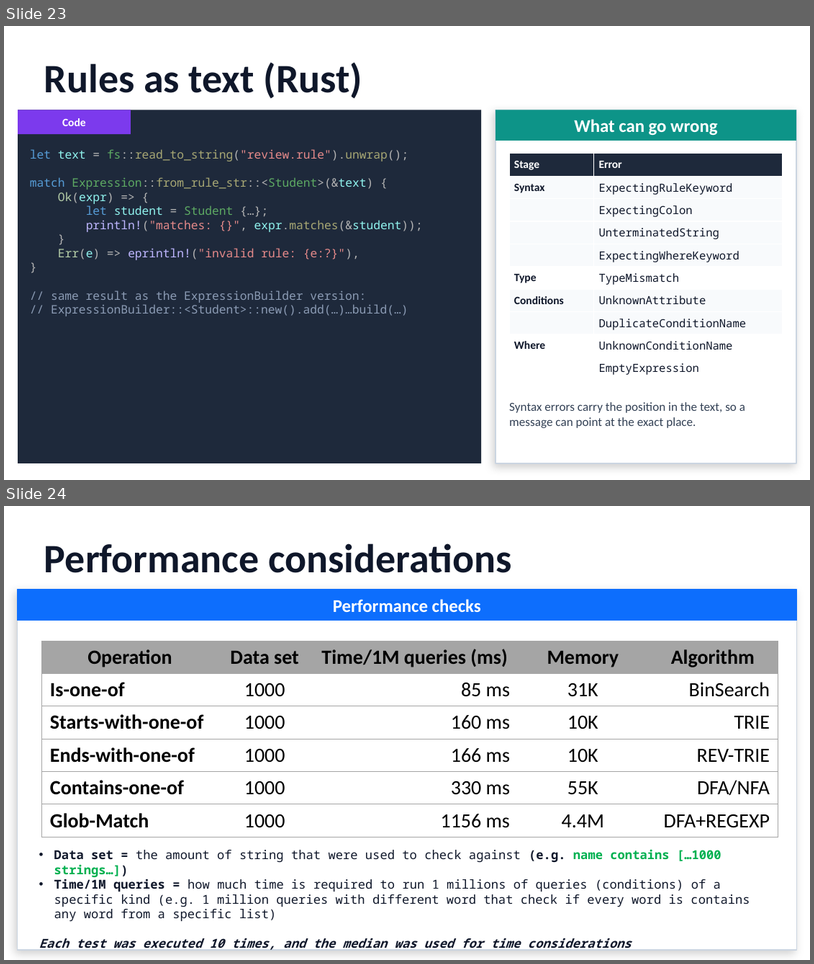
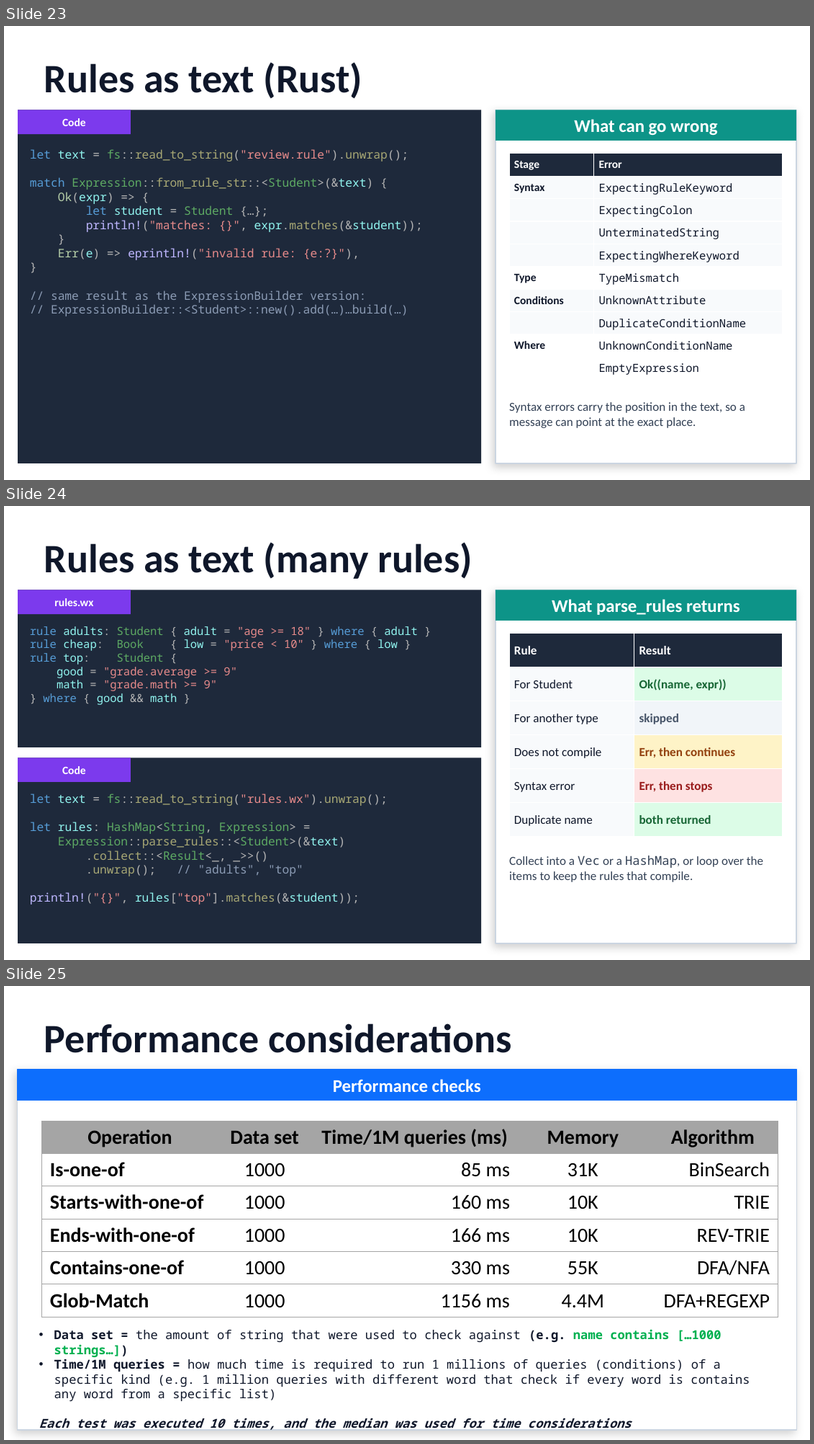
Before and after one commit to gdt050579/whereexpr, a slide deck: whereexpr.pptx. Shown one above the other, each under a label of ours: slides 23 and 24 before the commit, slides 23, 24 and 25 after it. The pictures are 814x964 and 814x1444 pixels, drawn with LibreOffice and Linux fonts; fonts in the diff are those of the drawing. Boxes give left, top, right and bottom in pixels: in the first picture for what was removed or moved away, otherwise in the second. Text is boxed around its words. In the diff, an @@ line names an element or a change of style, - is before the commit and + after.

```diff
--- a/whereexpr.pptx
+++ b/whereexpr.pptx
@@ slide 24 added at bbox=[4, 506, 810, 960], background #FFFFFF @@
@@ text added at bbox=[44, 542, 472, 579], 36 pt, text #0F172A, bold @@
+Rules as text (many rules)
@@ rectangle added at bbox=[18, 590, 481, 747], fill #1E293B @@
@@ rectangle added at bbox=[18, 590, 131, 614], fill #7C3AED @@
@@ rectangle added at bbox=[496, 590, 797, 943], fill #FFFFFF, outline #CBD5E1 1 pt @@
@@ rectangle added at bbox=[496, 590, 797, 620], fill #0D9488 @@
@@ text added at bbox=[54, 598, 93, 606], 10 pt, text #FFFFFF, bold @@
+rules.wx
@@ text added at bbox=[552, 599, 741, 615], 16 pt, text #FFFFFF, bold @@
+What parse_rules returns
@@ text added at bbox=[30, 626, 418, 705], 10 pt, text #E68A8A @@
+rule adults: Student { adult = "age >= 18" } where { adult }
+rule cheap: Book { low = "price < 10" } where { low }
+rule top: Student {
+good = "grade.average >= 9"
+math = "grade.math >= 9"
+} where { good && math }
@@ table added at bbox=[509, 633, 783, 836], 6 rows, 2 columns @@
+Rule | Result
+For Student | Ok((name, expr))
+For another type | skipped
+Does not compile | Err, then continues
+Syntax error | Err, then stops
+Duplicate name | both returned
@@ rectangle added at bbox=[18, 757, 481, 943], fill #1E293B @@
@@ rectangle added at bbox=[18, 757, 131, 782], fill #7C3AED @@
@@ text added at bbox=[62, 766, 86, 774], 10 pt, text #FFFFFF, bold @@
+Code
@@ text added at bbox=[30, 793, 388, 904], 10.5 pt, text #A7A774 @@
+let text = fs::read_to_string("rules.wx").unwrap();
+let rules: HashMap<String, Expression> =
+Expression::parse_rules::<Student>(&text)
+.collect::<Result<_, _>>()
+.unwrap(); // "adults", "top"
+println!("{}", rules["top"].matches(&student));
@@ text added at bbox=[509, 855, 764, 882], 11 pt, text #334155 @@
+Collect into a Vec or a HashMap, or loop over the items to keep the rules that compile.
@@ what was slide 24 is now slide 25 @@
```
Also in this commit, not shown: 2 slides changed, 3 other files.
